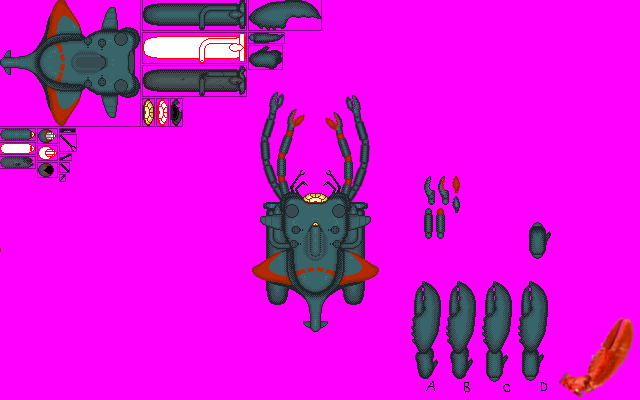
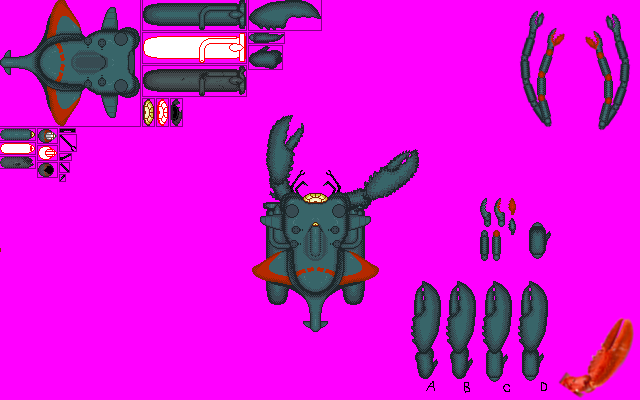
Layer changes from the first 640x400 image to the second:
painted on "Arms" over bbox(259, 10, 631, 212)
painted on "Other" over bbox(424, 176, 516, 261)
